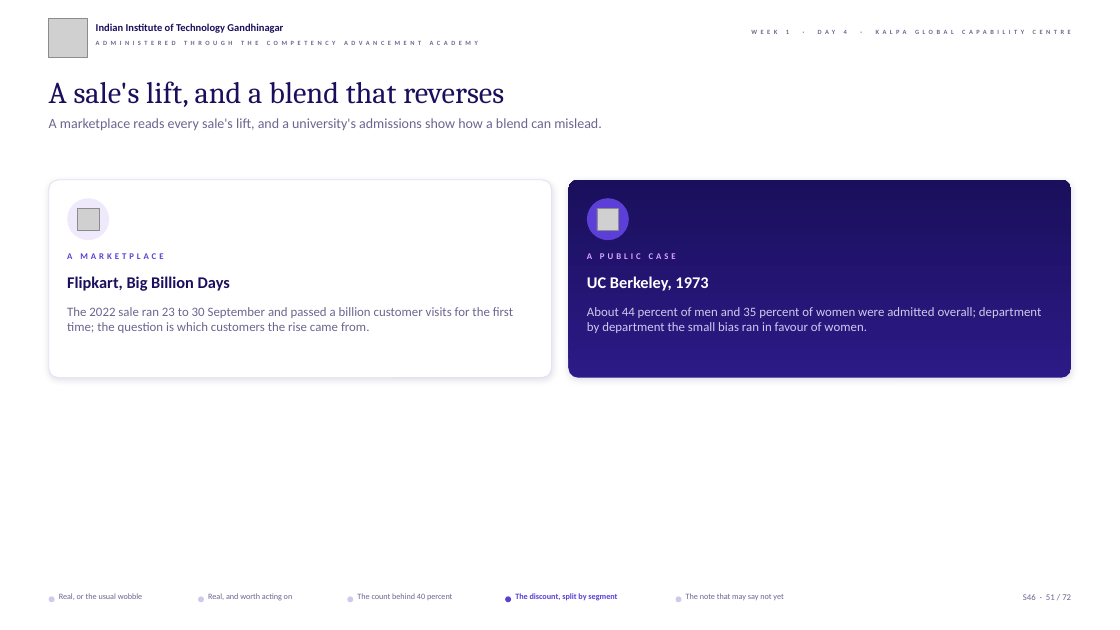
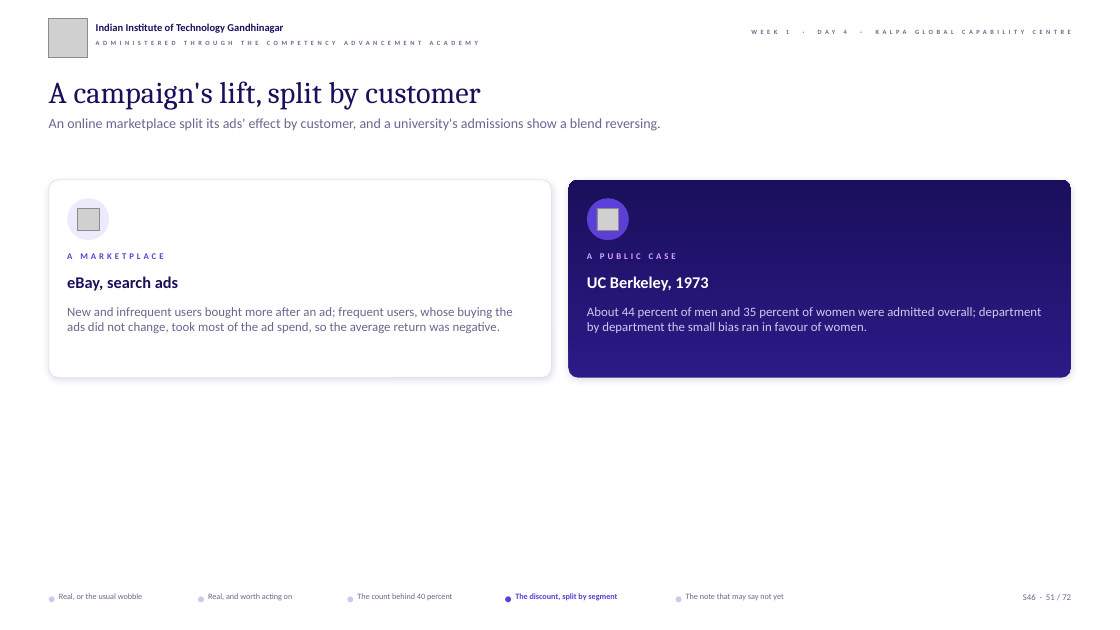
Before and after one commit to fde-academy-lab/c2-content-factory, a slide deck: slide 51 of content/W01/D4/slides/C2_W01_D04_half1_STUDENT.pptx. Drawn at 1120x630 pixels with LibreOffice and Linux fonts; fonts in the diff are those of the drawing; grey boxes stand for pictures; background and template pictures are left out. Boxes give left, top, right and bottom in pixels: in the first picture for what was removed or moved away, otherwise in the second. Text is boxed around its words. In the diff, an @@ line names an element or a change of style, - is before the commit and + after.

```diff
--- a/content/W01/D4/slides/C2_W01_D04_half1_STUDENT.pptx
+++ b/content/W01/D4/slides/C2_W01_D04_half1_STUDENT.pptx
@@ text at (49, 81, 480, 109): text changed @@
-A sale's lift, and a blend that reverses
+A campaign's lift, split by customer
@@ text at (49, 118, 660, 131): text changed @@
-A marketplace reads every sale's lift, and a university's admissions show how a blend can mislead.
+An online marketplace split its ads' effect by customer, and a university's admissions show a blend reversing.
@@ text at (67, 276, 178, 291): text changed @@
-Flipkart, Big Billion Days
+eBay, search ads
@@ text at (67, 307, 512, 333): text changed @@
-The 2022 sale ran 23 to 30 September and passed a billion customer visits for the first time; the question is which customers the rise came from.
+New and infrequent users bought more after an ad; frequent users, whose buying the ads did not change, took most of the ad spend, so the average return was negative.
```
Also in this commit, not shown: 52 other slides changed, 4 other files.
